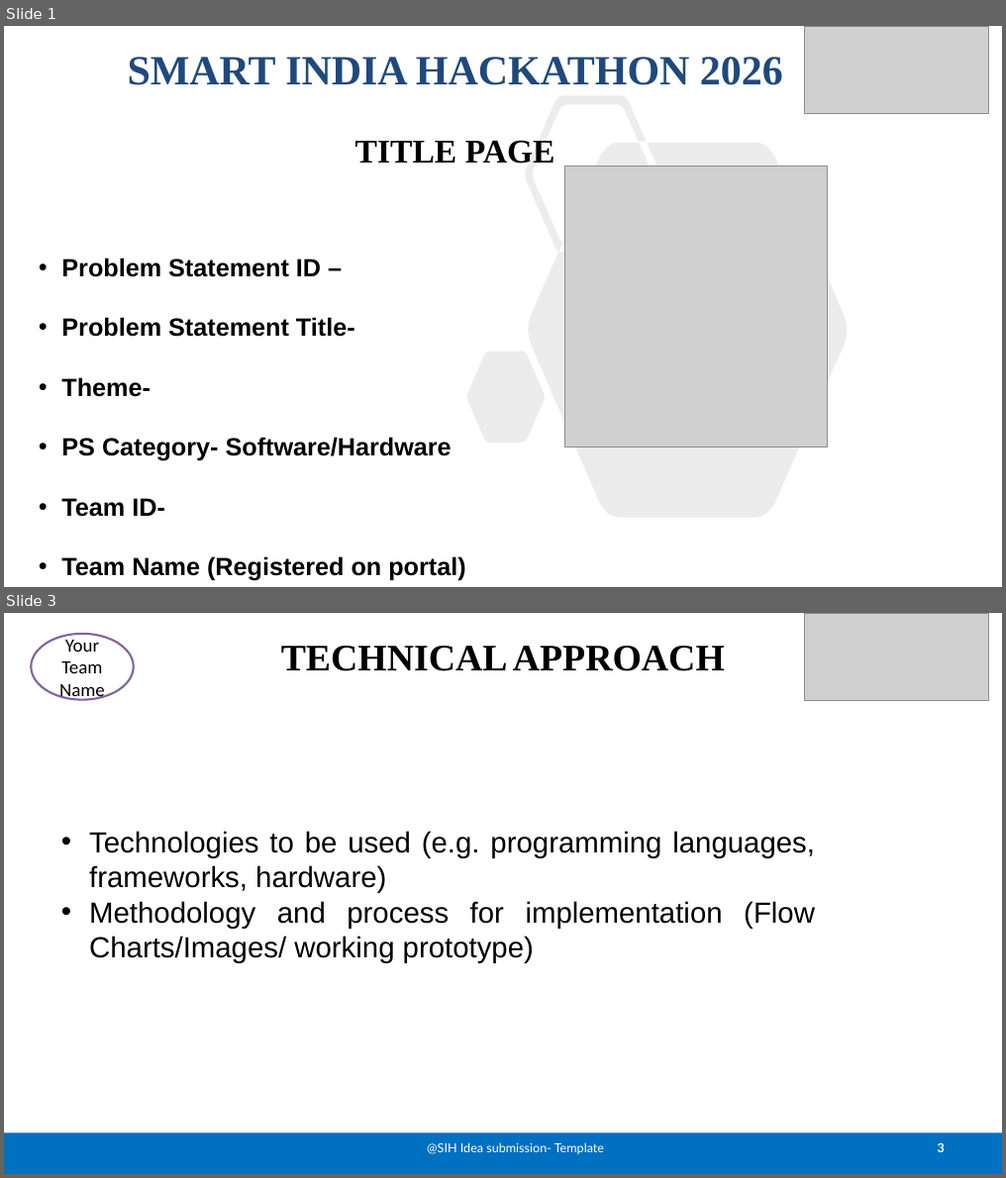
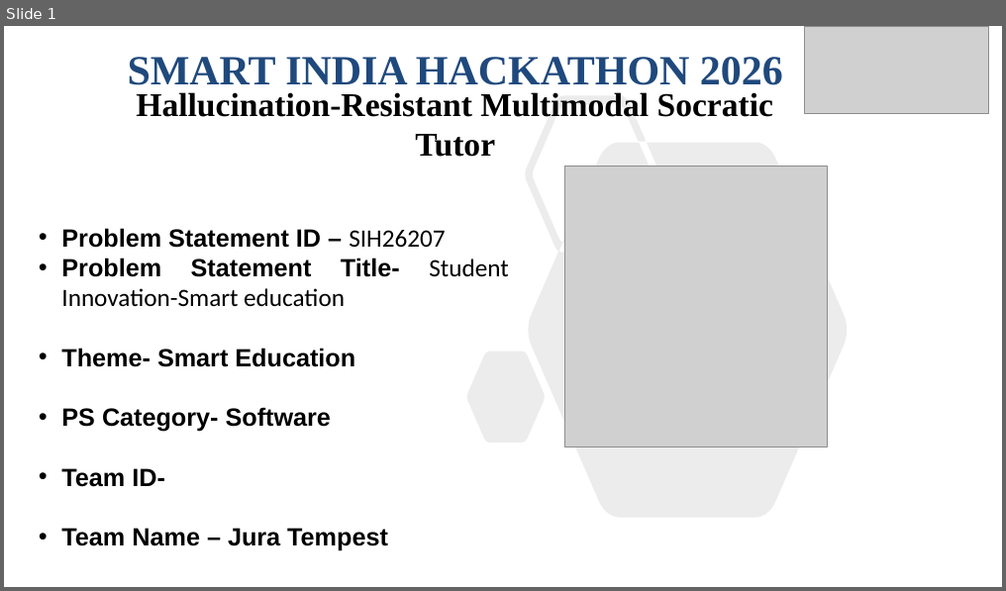
Before and after one commit to Nnik345/sih-stem-rag, a slide deck: SIH2026 PPT.pptx. Shown one above the other, each under a label of ours: slides 1 and 3 before the commit, slide 1 after it; the slides between them are not shown. The pictures are 1006x1178 and 1006x591 pixels, drawn with LibreOffice and Linux fonts; fonts in the diff are those of the drawing; grey boxes stand for pictures. Boxes give left, top, right and bottom in pixels: in the first picture for what was removed or moved away, otherwise in the second. Text is boxed around its words. In the diff, an @@ line names an element or a change of style, - is before the commit and + after.

```diff
--- a/SIH2026 PPT.pptx
+++ b/SIH2026 PPT.pptx
@@ slide 3 removed at [4, 613, 1002, 1174], background #FFFFFF @@
@@ ellipse removed at [31, 634, 134, 700] @@
-Your Team Name
@@ picture removed at [805, 613, 989, 700] @@
@@ title removed at [281, 646, 725, 671] @@
-TECHNICAL APPROACH
@@ text removed at [89, 831, 815, 963] @@
-• Technologies to be used (e.g. programming languages, frameworks, hardware)
-• Methodology and process for implementation (Flow Charts/Images/ working prototype)
@@ rectangle removed at [4, 1134, 1002, 1174] @@
@@ text removed at [427, 1143, 604, 1155] @@
-@SIH Idea submission- Template
@@ page number removed at [938, 1144, 944, 1153] @@
-3
@@ slide 1 changed as well @@
@@ subtitle at [136, 92, 774, 157]: text changed @@
-TITLE PAGE
+Hallucination-Resistant Multimodal Socratic Tutor
@@ text at [61, 228, 508, 432]: text changed @@
-• Problem Statement ID –
-• Problem Statement Title-
-• Theme-
-• PS Category- Software/Hardware
+• Problem Statement ID – SIH26207
+• Problem Statement Title- Student Innovation-Smart education
+• Theme- Smart Education
+• PS Category- Software
@@ text at [61, 528, 388, 552]: text changed @@
-• Team Name (Registered on portal)
+• Team Name – Jura Tempest
```
Also in this commit, not shown: 2 other slides changed, 3 slides added, 3 other slides removed.
